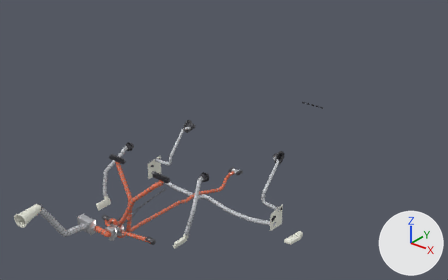
Two versions of the glTF model models/da40/da40-air.glb, one commit apart.
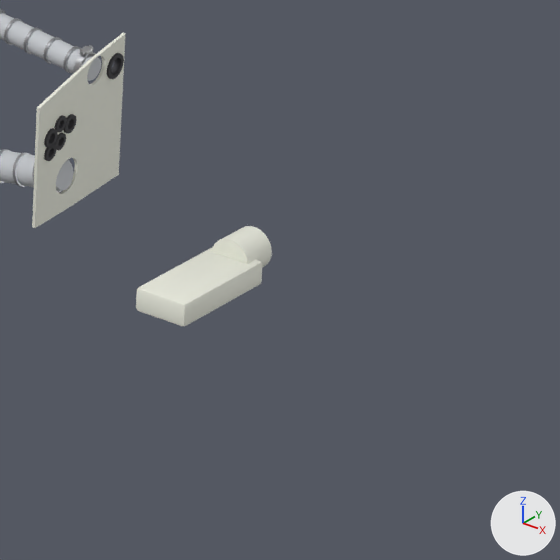
The first picture shows the older version from a camera (50 mm lens) standing at (3.27, -3.97, 3.85) and looking at (-0.55, 0.8, 0.89). The close-ups show the older and then the newer version on the part from 59% to 76% of the width and 71% to 99% of the height of that picture. Only the edits that show in the close-ups are written down. The axes (+X, +Y, +Z) are drawn at lower right. The lights are the same throughout. Where no turn or scale is listed for an object, it has been applied to the vertices. Vertices at exactly the same position are counted once.

Objects in the first close-up: 'Fuselage side air duct LH', 'Passenger NACA inlet duct (LH stub wing)', 'Passenger air crossover duct', 'Stub wing inner closing rib LH', 'Stub wing inner closing rib grommets LH'.
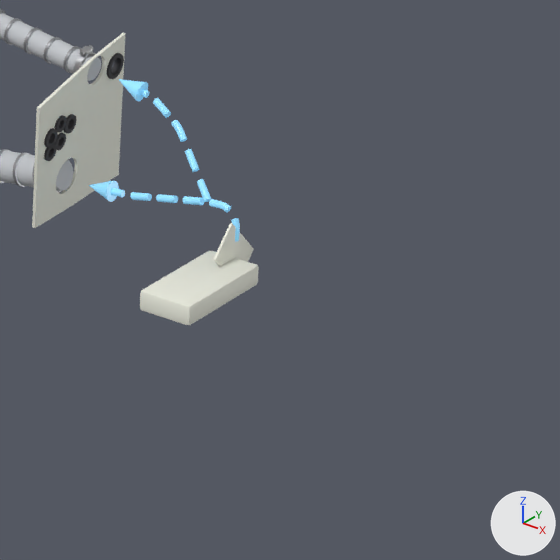
Where the newer file only moved an object's origin or applied its transform, the numbers keep the older frame.

Location of each change, [x1, y1, x2, y2] in pixels of the close-ups (560 x 560 px; the box of a moved part takes in the faces that stretch with it):
'Passenger NACA inlet duct (LH stub wing)', reshaped, moved, rescaled (12% narrower): before [136, 226, 272, 326]; after [140, 223, 259, 325]
'Passenger air flow in collector boxes (arrows)', added: after [89, 79, 240, 241]
part 1 of me_passenger_naca_inlet_duct__lh_stub_wing, moved or reshaped: before [136, 247, 262, 326]; after [140, 251, 259, 325]
part 2 of me_passenger_naca_inlet_duct__lh_stub_wing, added: after [213, 223, 254, 266]
part 3 of me_passenger_naca_inlet_duct__lh_stub_wing, deleted: before [211, 226, 272, 268]

The change, as a list of edits to the scene's bpy script:
```text
Add mat_da40_air_flow_arrows__schematic:
    mat_da40_air_flow_arrows__schematic = principled_material('DA40 air flow arrows (schematic)')
    mat_da40_air_flow_arrows__schematic.base_color = (0.3, 0.72, 0.98)  # blue #95ddfd
    mat_da40_air_flow_arrows__schematic.roughness = 0.35
    mat_da40_air_flow_arrows__schematic.emission_color = (0.06, 0.18, 0.3)  # blue #457695
    mat_da40_air_flow_arrows__schematic.emission_strength = 1.0
Change me_passenger_naca_inlet_duct__lh_stub_wing:
    used by ob_passenger_naca_inlet_duct__lh_stub_wing; parent = ob_da40_root_001; location = (0.998, -0.181, -0.135); scale = (0.098, 0.098, 0.098)
    remove me_passenger_naca_inlet_duct__lh_stub_wing.from_pydata(...)  # 104 vertices, 200 faces; spans x -0.4..0.4, y -1.0..1.0, z -0.3..0.3
    add me_passenger_naca_inlet_duct__lh_stub_wing.from_pydata(...)  # 112 vertices, 216 faces; spans x -0.39..0.39, y -1.0..1.0, z -0.45..0.45
    me_passenger_naca_inlet_duct__lh_stub_wing part 1: the loose piece of 56 vertices spanning x -0.4..0.4, y -1.0..0.67, z -0.29..0.29 is multiplied about its middle by the matrix ((1.027, -0.033, 0.022), (0.034, 0.961, -0.009), (0.012, -0.017, 0.874)), then moved by (0.0, -0.04, -0.07)
    me_passenger_naca_inlet_duct__lh_stub_wing part 2: a new loose piece of 56 vertices spanning x -0.08..0.06, y 0.14..1.0, z -0.45..0.45, in mat_da40_gfrp_moulding (white #ebecdf)
    me_passenger_naca_inlet_duct__lh_stub_wing part 3: the loose piece of 48 vertices spanning x -0.25..0.31, y 0.42..1.0, z -0.3..0.3 is deleted
Add me_passenger_air_flow_in_collector_boxes__arrows:
    me_passenger_air_flow_in_collector_boxes__arrows.from_pydata(...)  # 796 vertices, 1524 faces; spans x -0.9..0.9, y -0.04..0.04, z -0.07..0.07
    me_passenger_air_flow_in_collector_boxes__arrows.materials.append(mat_da40_air_flow_arrows__schematic)  # blue #95ddfd, glowing blue #457695
Change ob_passenger_naca_inlet_duct__lh_stub_wing:
    ob_passenger_naca_inlet_duct__lh_stub_wing.location: (0.998, -0.181, -0.135) -> (0.998, -0.178, -0.131)
    ob_passenger_naca_inlet_duct__lh_stub_wing.scale: (0.098, 0.098, 0.098) -> (0.0952, 0.0952, 0.0952)
Add ob_passenger_air_flow_in_collector_boxes__arrows:
    ob_passenger_air_flow_in_collector_boxes__arrows = bpy.data.objects.new('Passenger air flow in collector boxes (arrows)', me_passenger_air_flow_in_collector_boxes__arrows)
    ob_passenger_air_flow_in_collector_boxes__arrows.location = (0.1, -0.08, 0.866)
```
